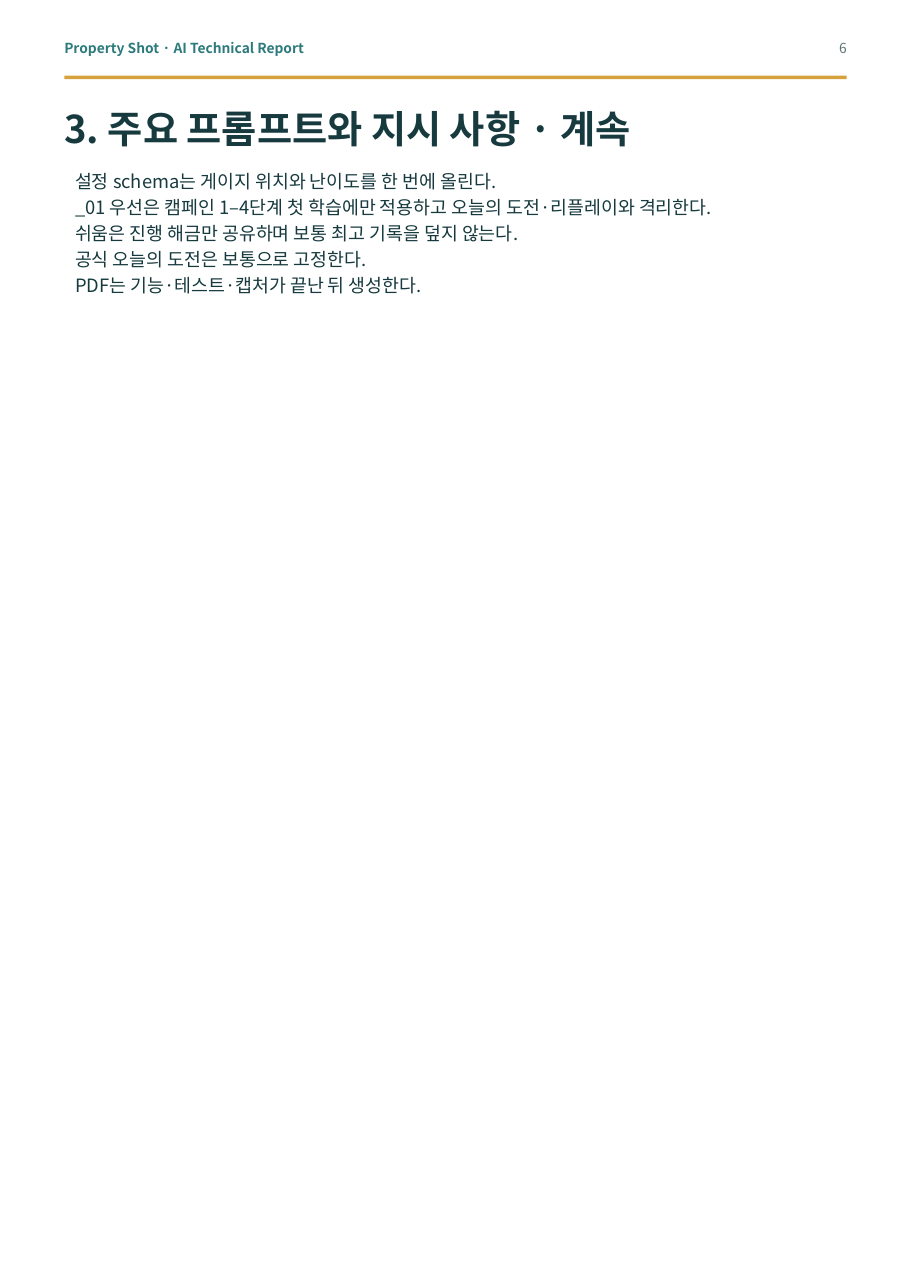
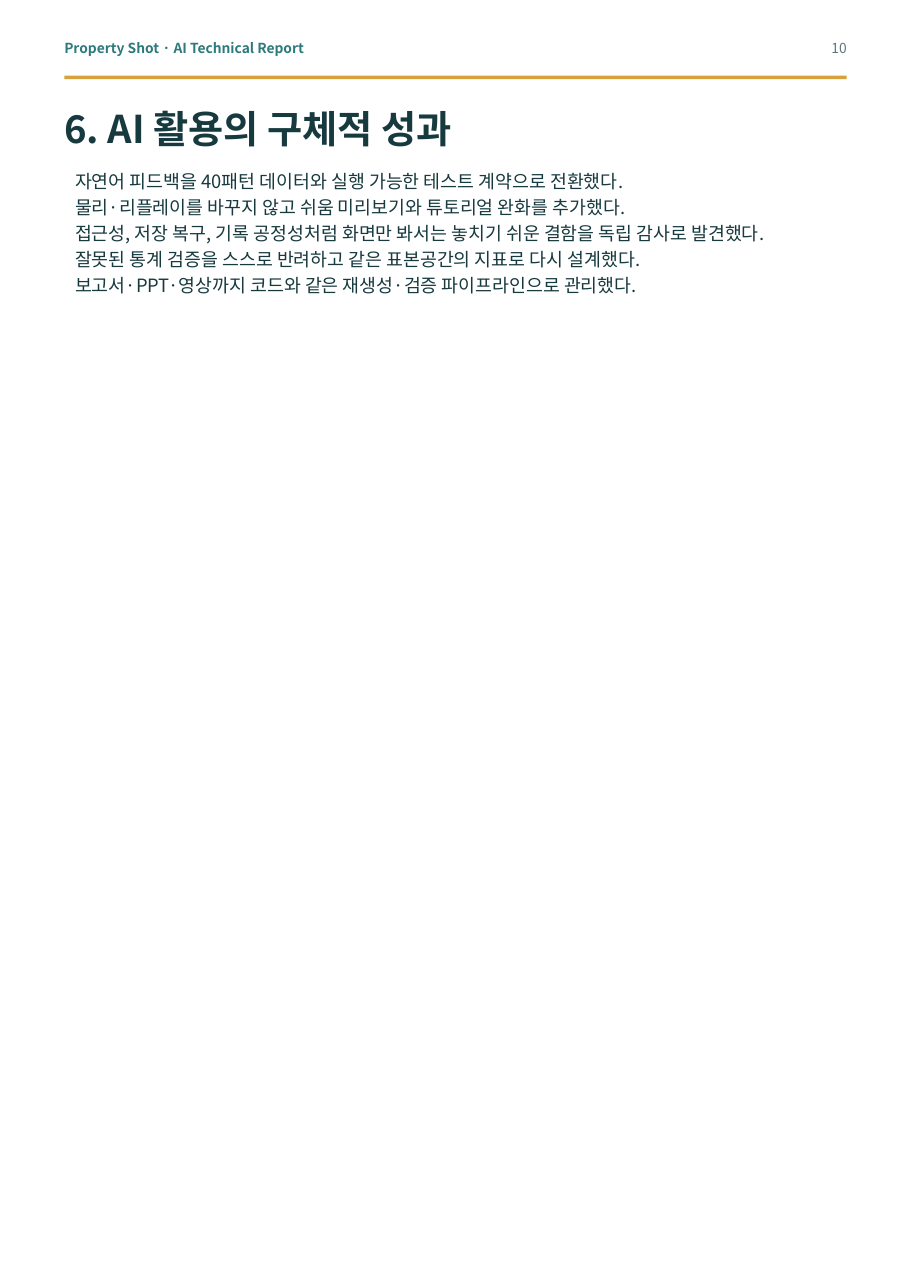
Before and after one commit to good5229/Property_shot, a slide deck: slide 10 of report/dist/property_shot_ai_technical_report.pptx (slide 6 before the commit). Drawn at 911x1288 pixels with LibreOffice and Linux fonts; fonts in the diff are those of the drawing. Boxes give left, top, right and bottom in pixels: in the first picture for what was removed or moved away, otherwise in the second. Text is boxed around its words. In the diff, an @@ line names an element or a change of style, - is before the commit and + after.

```diff
--- a/report/dist/property_shot_ai_technical_report.pptx
+++ b/report/dist/property_shot_ai_technical_report.pptx
@@ text at (831, 43, 846, 53): text changed @@
-6
+10
@@ text at (64, 110, 452, 147): text changed @@
-3. 주요 프롬프트와 지시 사항 · 계속
+6. AI 활용의 구체적 성과
@@ text at (75, 173, 764, 294): text changed @@
-설정 schema는 게이지 위치와 난이도를 한 번에 올린다.
-_01 우선은 캠페인 1–4단계 첫 학습에만 적용하고 오늘의 도전·리플레이와 격리한다.
-쉬움은 진행 해금만 공유하며 보통 최고 기록을 덮지 않는다.
-공식 오늘의 도전은 보통으로 고정한다.
-PDF는 기능·테스트·캡처가 끝난 뒤 생성한다.
+자연어 피드백을 40패턴 데이터와 실행 가능한 테스트 계약으로 전환했다.
+물리·리플레이를 바꾸지 않고 쉬움 미리보기와 튜토리얼 완화를 추가했다.
+접근성, 저장 복구, 기록 공정성처럼 화면만 봐서는 놓치기 쉬운 결함을 독립 감사로 발견했다.
+잘못된 통계 검증을 스스로 반려하고 같은 표본공간의 지표로 다시 설계했다.
+보고서·PPT·영상까지 코드와 같은 재생성·검증 파이프라인으로 관리했다.
```
Also in this commit, not shown: 7 other slides changed, 6 slides added, 11 slides removed, 13 other files.
